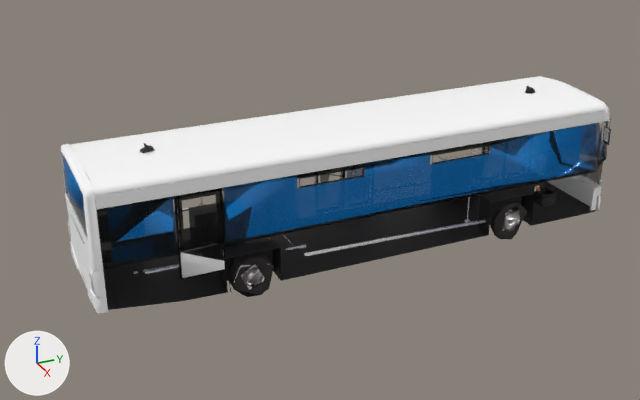
The glTF model game/public/assets/cars/transit-bus/lod2.glb as it was, and as the next commit left it.
Camera for both pictures: a 50 mm lens placed at (15.06, -7.35, 8.71), pointed at (-0.11, -0.52, 1.13). The lights are fixed; the arrows at lower left show +X, +Y and +Z. The older version comes first. Vertices at exactly the same position are counted once.

In view in the first picture: 'body', 'glass', 'wheel_FR', 'wheel_RR'.
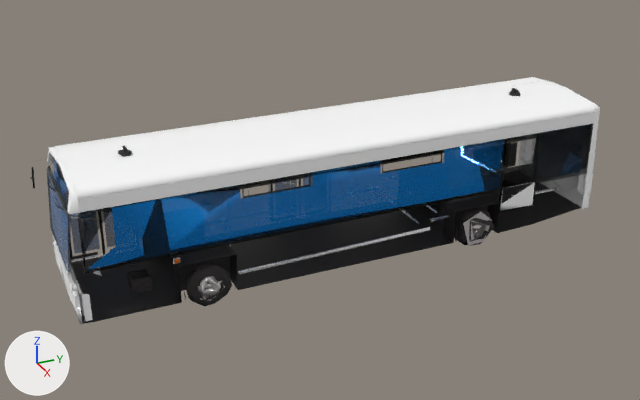
Pixel boxes [x1, y1, x2, y2] of what changed, in the pictures (640 x 400 px; the box of a moved part takes in the faces that stretch with it):
'body', reshaped
    before: [60, 76, 611, 314]
    after: [30, 77, 600, 324]
'glass', reshaped
    before: [63, 121, 608, 280]
    after: [47, 124, 593, 286]
'wheel_FR', reshaped, moved
    before: [227, 252, 274, 297]
    after: [186, 262, 232, 307]
'wheel_RR', reshaped, moved
    before: [490, 201, 527, 239]
    after: [454, 207, 494, 246]
part 1 of me_body, moved or reshaped (not visible before)
    after: [100, 225, 105, 254]
part 2 of me_body, rebuilt (10% taller)
    before: [103, 182, 597, 310]
    after: [71, 183, 582, 324]
part 3 of me_body, rebuilt
    before: [69, 76, 605, 210]
    after: [54, 78, 595, 212]
part 4 of me_body, deleted
    before: [68, 76, 611, 314]
part 5 of me_body, reshaped
    before: [60, 144, 599, 313]
    after: [30, 77, 600, 324]
part 6 of me_glass, rebuilt (12% wider, 16% taller)
    before: [223, 126, 596, 238]
    after: [87, 140, 504, 270]
part 7 of me_glass, rebuilt (12% wider)
    before: [220, 122, 603, 246]
    after: [77, 144, 505, 273]
part 8 of me_glass, rebuilt (mostly hidden)
    before: [172, 183, 251, 200]
    after: [161, 194, 187, 199]
part 9 of me_glass, rebuilt (not visible afterwards)
    before: [320, 172, 343, 183]
part 10 of me_glass, deleted
    before: [63, 121, 608, 280]
part 11 of me_glass, added
    after: [499, 124, 593, 213]
part 12 of me_glass, added
    after: [47, 156, 116, 286]
part 13 of me_glass, added (mostly hidden)
    after: [275, 176, 313, 191]
part 14 of me_wheel_fr, rebuilt
    before: [230, 254, 274, 297]
    after: [186, 263, 232, 307]
part 15 of me_wheel_fr, added
    after: [197, 276, 225, 300]
part 16 of me_wheel_fr, cut back
    before: [227, 252, 266, 290]
    after: [192, 262, 214, 288]
part 17 of me_wheel_rr, rebuilt
    before: [503, 210, 520, 231]
    after: [457, 209, 494, 246]
part 18 of me_wheel_rr, rebuilt (mostly hidden afterwards)
    before: [490, 201, 527, 239]
    after: [454, 207, 481, 241]
part 19 of me_wheel_rr, added
    after: [463, 212, 492, 246]

The change, as a list of edits to the scene's bpy script:
```text
Change me_body:
    remove me_body.from_pydata(...)  # 2292 vertices, 2998 faces; spans x -1.45..1.45, y -5.46..5.99, z -0.2..2.94
    add me_body.from_pydata(...)  # 2300 vertices, 2997 faces; spans x -1.46..1.46, y -6.0..5.46, z -0.2..2.94
    me_body part 1: the loose piece of 7 vertices spanning x -1.18..-1.17, y 0.5..0.54, z 0.3..2.28 is moved by (0.01, -5.34, 0.0)
    me_body part 2: the loose piece of 42 vertices spanning x -1.2..1.2, y -5.26..5.69, z 0.23..0.99 is rebuilt with 42 vertices and now spans x -1.2..1.2, y -5.69..5.26, z 0.23..0.99
    me_body part 3: the loose piece of 31 vertices spanning x -1.21..1.21, y -5.23..5.5, z 2.38..2.82 is rebuilt with 29 vertices and now spans x -1.21..1.21, y -5.5..5.23, z 2.38..2.82
    me_body part 4: 237 loose pieces with 1757 vertices, spanning x -1.45..1.45, y -5.46..5.99, z -0.2..2.94, are deleted
    me_body part 5: 324 vertices removed from x -1.21..1.21, y -5.43..5.63, z 0.26..2.82; 2161 vertices added at x -1.46..1.46, y -6.0..5.46, z -0.2..2.94
    other edits to the shape of me_body do not show in these pictures
Change me_glass:
    remove me_glass.from_pydata(...)  # 201 vertices, 295 faces; spans x -1.2..1.21, y -5.41..5.8, z 0.37..2.73
    add me_glass.from_pydata(...)  # 206 vertices, 297 faces; spans x -1.2..1.21, y -5.79..5.41, z 0.37..2.73
    me_glass part 6: the loose piece of 21 vertices spanning x 1.17..1.2, y -2.99..5.51, z 1.29..2.36 is rebuilt with 20 vertices and now spans x 1.17..1.2, y -5.51..2.99, z 1.29..2.36
    me_glass part 7: the loose piece of 21 vertices spanning x 1.13..1.2, y -3.04..5.55, z 1.22..2.42 is rebuilt with 26 vertices and now spans x 1.13..1.2, y -5.55..3.04, z 1.22..2.42
    me_glass part 8: the loose piece of 19 vertices spanning x -1.2..-1.13, y -5.32..-0.14, z 1.22..2.42 is rebuilt with 10 vertices and now spans x -1.2..-1.16, y -4.13..-1.2, z 1.22..2.42
    me_glass part 9: the loose piece of 5 vertices spanning x -1.19..-1.15, y -0.1..0.5, z 0.37..2.29 is rebuilt with 3 vertices and now spans x -1.19..-1.15, y -0.5..0.1, z 0.37..2.29
    me_glass part 10: 13 loose pieces with 107 vertices, spanning x -1.19..1.21, y -5.41..5.8, z 0.37..2.73, are deleted
    me_glass part 11: 67 vertices added at x -1.13..1.21, y 3.02..5.41, z 0.72..2.73
    me_glass part 12: 37 vertices added at x -1.18..1.18, y -5.79..-4.24, z 0.43..2.73
    me_glass part 13: 8 vertices added at x -1.18..-1.16, y -1.1..0.04, z 0.43..2.24
    other edits to the shape of me_glass do not show in these pictures
Change me_wheel_fr:
    remove me_wheel_fr.from_pydata(...)  # 70 vertices, 117 faces; spans x -0.204..0.18, y -0.449..0.422, z -0.467..0.405
    add me_wheel_fr.from_pydata(...)  # 72 vertices, 119 faces; spans x -0.099..0.101, y -0.447..0.423, z -0.464..0.456
    me_wheel_fr part 14: the loose piece of 27 vertices spanning x 0.006..0.18, y -0.449..0.422, z -0.455..0.396 is rebuilt with 24 vertices and now spans x -0.099..0.075, y -0.447..0.423, z -0.464..0.404
    me_wheel_fr part 15: a new loose piece of 40 vertices spanning x 0.005..0.101, y -0.258..0.282, z -0.333..0.219, in mat_fleet_alloy
    me_wheel_fr part 16: 43 vertices removed from x -0.204..0.173, y -0.439..0.421, z -0.467..0.405; 8 vertices added at x 0.037..0.099, y -0.349..0.122, z -0.108..0.456
Change me_wheel_rr:
    remove me_wheel_rr.from_pydata(...)  # 70 vertices, 119 faces; spans x -0.099..0.101, y -0.428..0.438, z -0.467..0.397
    add me_wheel_rr.from_pydata(...)  # 71 vertices, 119 faces; spans x -0.204..0.18, y -0.43..0.445, z -0.469..0.403
    me_wheel_rr part 17: the loose piece of 37 vertices spanning x 0.005..0.101, y -0.293..0.303, z -0.31..0.221 is rebuilt with 27 vertices and now spans x 0.006..0.18, y -0.427..0.445, z -0.469..0.396, in mat_fleet_rubber
    me_wheel_rr part 18: the loose piece of 27 vertices spanning x -0.099..0.075, y -0.428..0.438, z -0.467..0.397 is rebuilt with 27 vertices and now spans x -0.204..-0.03, y -0.43..0.44, z -0.469..0.403
    me_wheel_rr part 19: a new loose piece of 17 vertices spanning x 0.066..0.173, y -0.336..0.382, z -0.395..0.357, in mat_fleet_alloy
    other edits to the shape of me_wheel_rr do not show in these pictures
Change ob_wheel_fr:
    ob_wheel_fr.location: (1.01, -2.47, 0.47) -> (1.12, -3.34, 0.47)
Change ob_wheel_rr:
    ob_wheel_rr.location: (1.12, 3.34, 0.47) -> (1.01, 2.48, 0.47)
```
